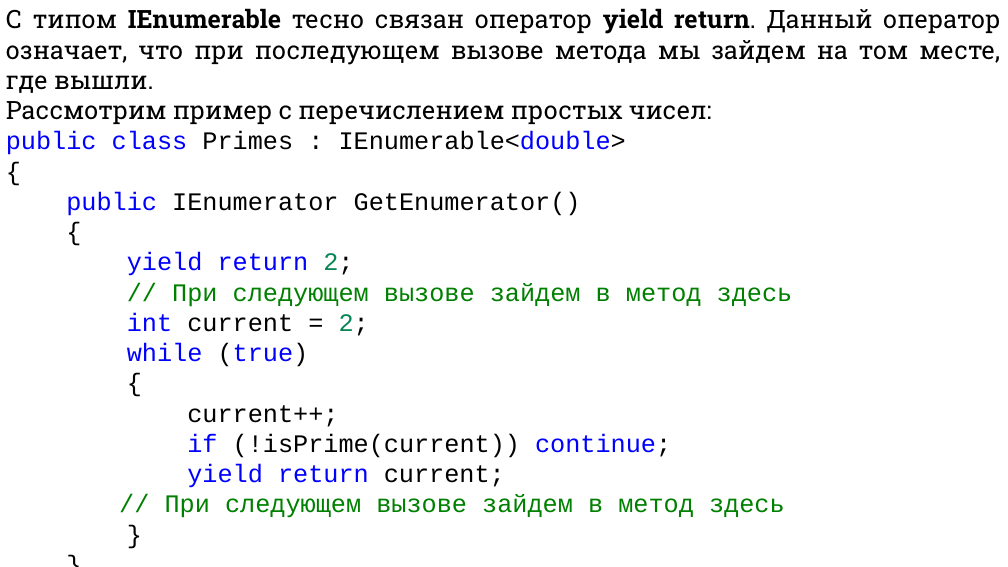
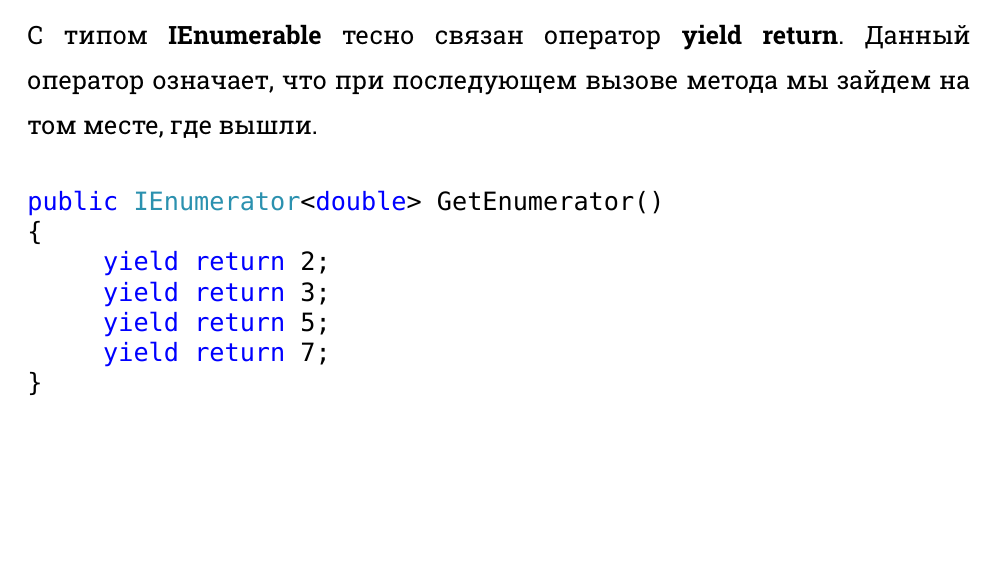
Before and after one commit to DaniilKlyukin/ITiP-2, a slide deck: slide 49 of Лекции/ИТиП 2 лек 4.pptx (slide 32 before the commit). Drawn at 1008x567 pixels with LibreOffice and Linux fonts; fonts in the diff are those of the drawing. Boxes give left, top, right and bottom in pixels: in the first picture for what was removed or moved away, otherwise in the second. Text is boxed around its words. In the diff, an @@ line names an element or a change of style, - is before the commit and + after.

```diff
--- a/Лекции/ИТиП 2 лек 4.pptx
+++ b/Лекции/ИТиП 2 лек 4.pptx
@@ text at [27, 24, 971, 367]: paragraph removed @@
-}
@@ text "С типом IEnumerable тесно связан ...": place and size @@
-text "С типом IEnumerable тесно связан ..." at [6, 8, 1000, 518]
+text "С типом IEnumerable тесно связан ..." at [27, 24, 971, 367]
@@ text at [27, 24, 971, 276]: font Courier New to DejaVu Sans Mono, highlight none to #FFFFFF in "{", "yield return 2;", "}"; text colour #098658 to #000000 in "2;"; line spacing 1 to 1.5 @@
@@ text at [27, 190, 665, 216]: text changed; font Courier New to DejaVu Sans Mono @@
-Рассмотрим пример с перечислением простых чисел:
-public class Primes : IEnumerable<double>
-{
-public IEnumerator GetEnumerator()
+public IEnumerator<double> GetEnumerator()
@@ text at [103, 281, 330, 367]: text changed; font Courier New to DejaVu Sans Mono; text colour #008000 to #0000FF @@
-// При следующем вызове зайдем в метод здесь
-int current = 2;
-while (true)
-{
-current++;
-if (!isPrime(current)) continue;
-yield return current;
-// При следующем вызове зайдем в метод здесь
+yield return 3;
+yield return 5;
+yield return 7;
```
Also in this commit, not shown: 47 other slides changed, 20 slides added, 1 slide removed.
